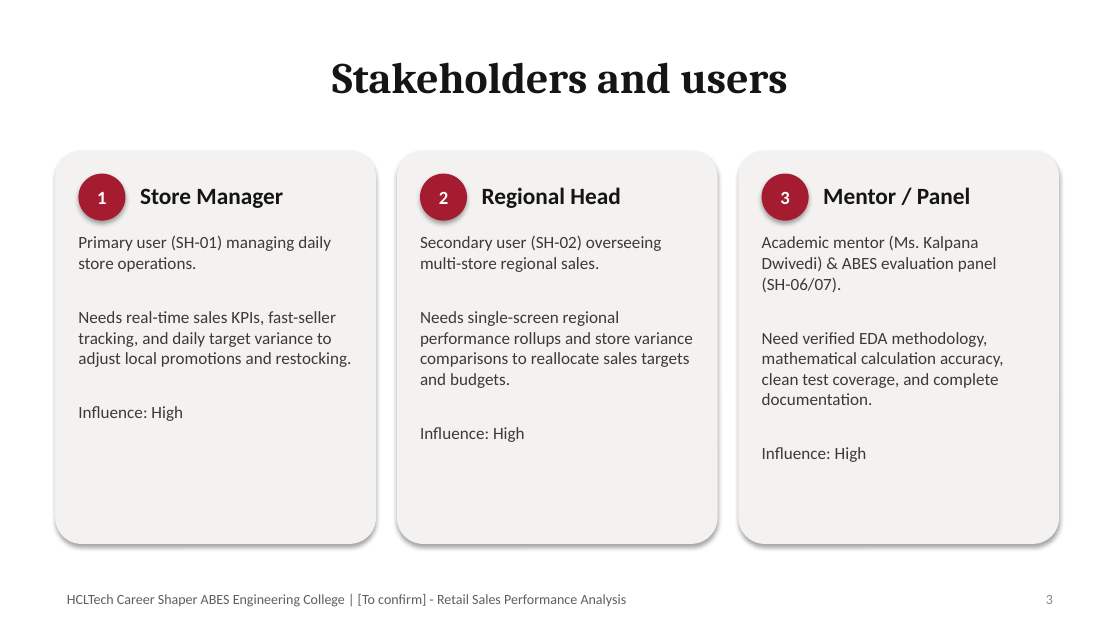
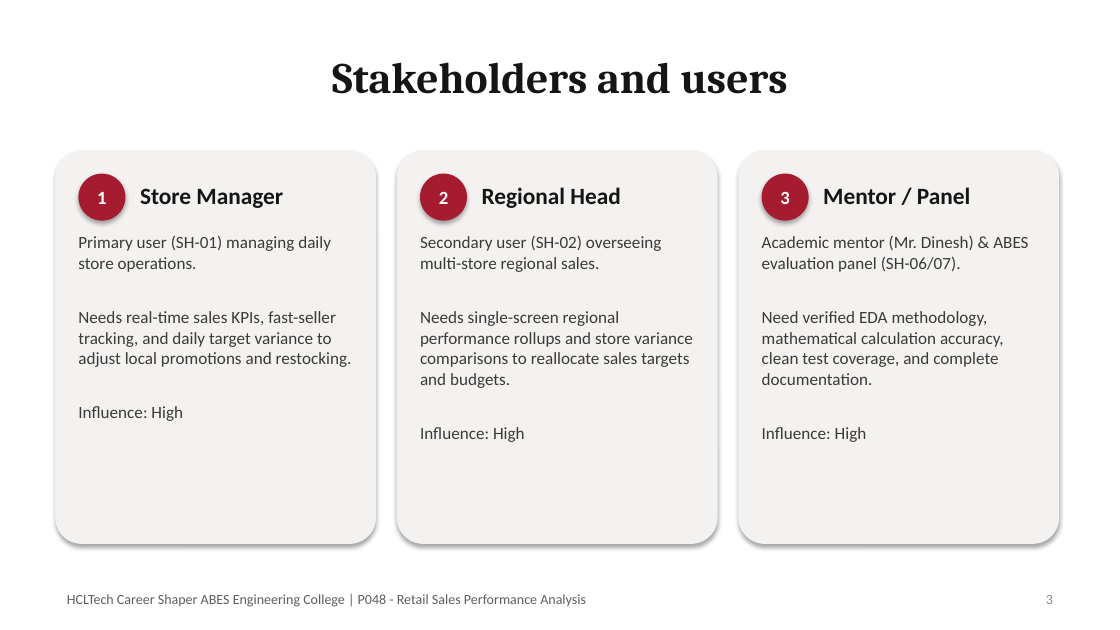
Before and after one commit to goyalApeksha/retail-sales-performance-analysis, a slide deck: slide 3 of docs/18_Presentation_RetailSales_ApekshaGoel.pptx. Drawn at 1120x630 pixels with LibreOffice and Linux fonts; fonts in the diff are those of the drawing. Boxes give left, top, right and bottom in pixels: in the first picture for what was removed or moved away, otherwise in the second. Text is boxed around its words. In the diff, an @@ line names an element or a change of style, - is before the commit and + after.

Commit message:
docs: finalize project P048 with official ABES logo, live dashboard screenshot, mentor Mr. Dinesh, and batch ABES_OND26_MCA_Batch_01

```diff
--- a/docs/18_Presentation_RetailSales_ApekshaGoel.pptx
+++ b/docs/18_Presentation_RetailSales_ApekshaGoel.pptx
@@ text at <box>762,236,1028,272</box>: text changed @@
-Academic mentor (Ms. Kalpana Dwivedi) & ABES evaluation panel (SH-06/07).
+Academic mentor (Mr. Dinesh) & ABES evaluation panel (SH-06/07).
@@ text at <box>67,594,586,607</box>: text changed @@
-HCLTech Career Shaper ABES Engineering College | [To confirm] - Retail Sales Performance Analysis
+HCLTech Career Shaper ABES Engineering College | P048 - Retail Sales Performance Analysis
```
Also in this commit, not shown: 10 other slides changed, 36 other files.
